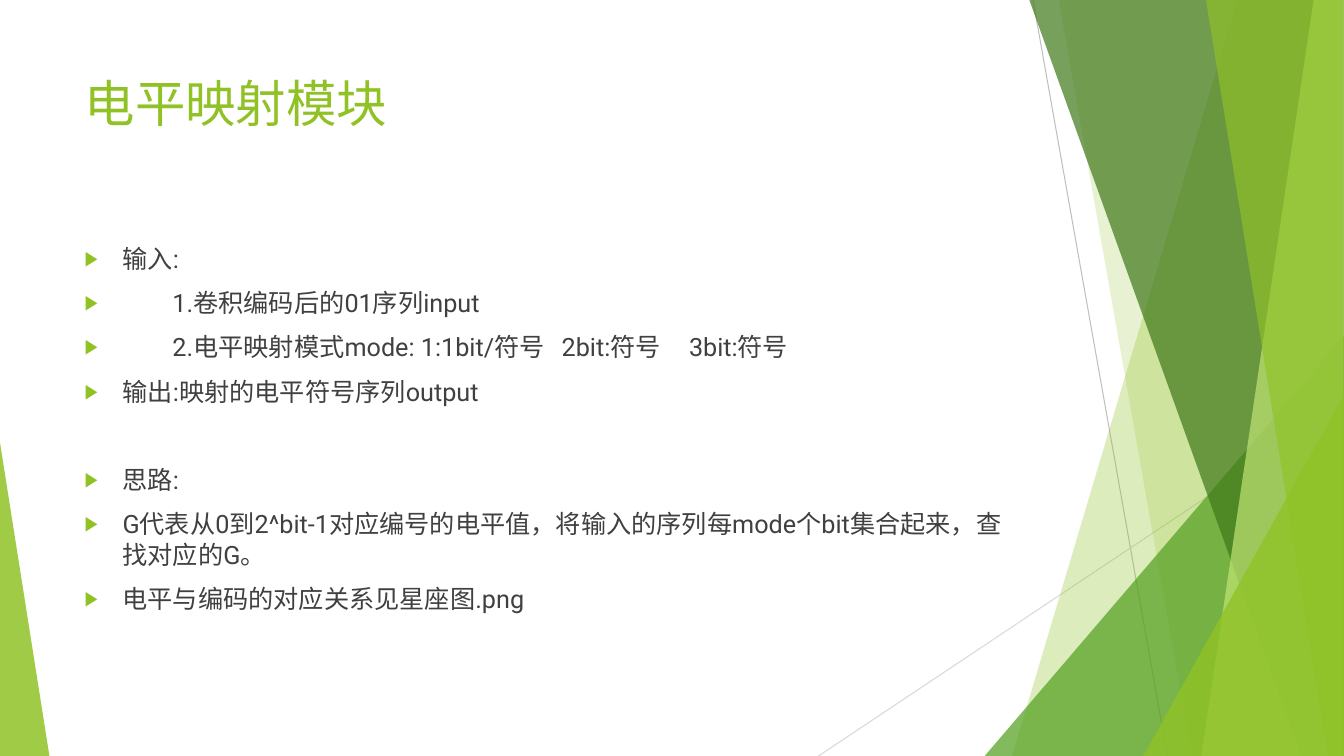
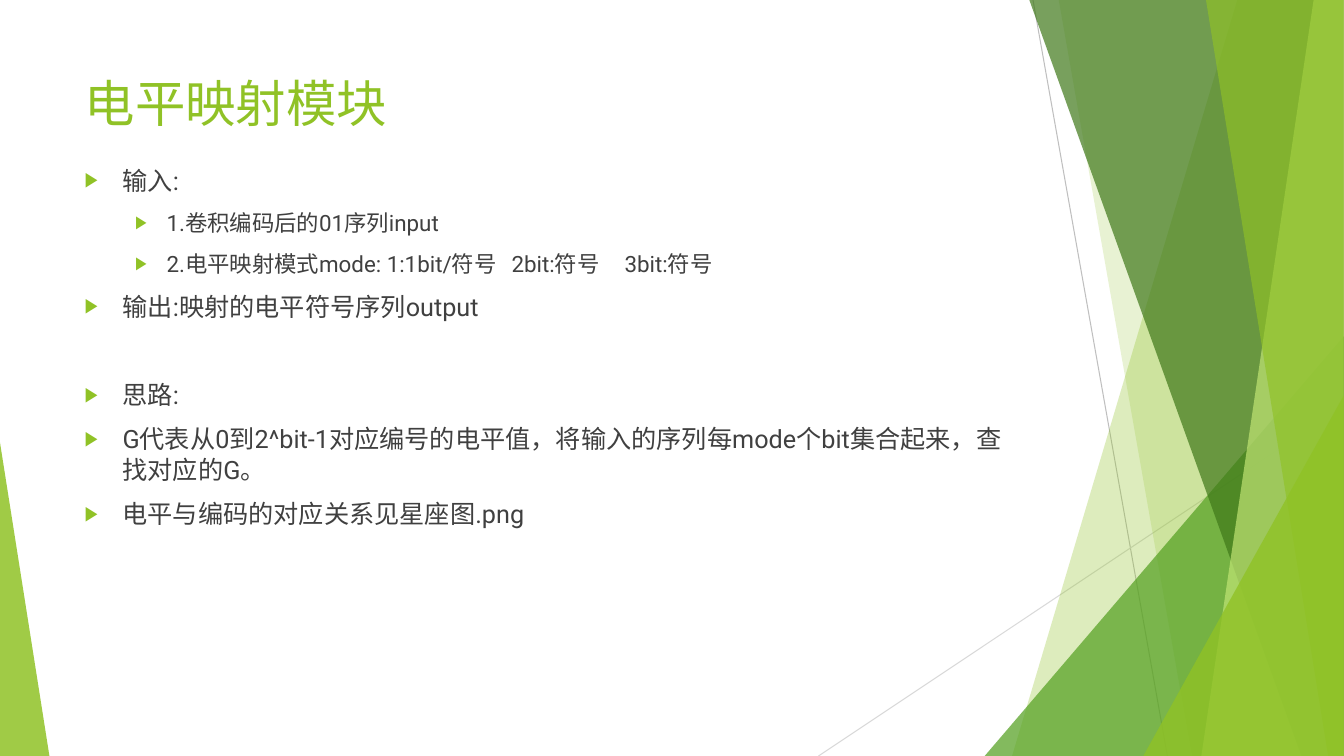
Before and after one commit to EECodingPresentation/project1, a slide deck: slide 3 of v1.pptx. Drawn at 1344x756 pixels with LibreOffice and Linux fonts; fonts in the diff are those of the drawing. Boxes give left, top, right and bottom in pixels: in the first picture for what was removed or moved away, otherwise in the second. Text is boxed around its words. In the diff, an @@ line names an element or a change of style, - is before the commit and + after.

Commit message:
上传的ppt包括卷积编码、电平映射、信道，这些模块。也做了收发端星座图的部分。

```diff
--- a/v1.pptx
+++ b/v1.pptx
@@ text "输入:": place and size @@
-text "输入:" at box(123, 247, 1002, 614)
+text "输入:" at box(123, 169, 1002, 529)
@@ text at box(167, 212, 713, 274): size 18 to 16 pt in "1.卷积编码后的01序列input", "2.电平映射模式mode: 1:1bit/符号 2bit:符号 3bit:符号"; list level 1 to 2 in "1.卷积编码后的01序列input"; list level 1 to 2 in "2.电平映射模式mode: 1:1bit/符号 2bit:符号 3bit:符号" @@
```
Also in this commit, not shown: 1 other slide changed, 3 slides added, 1 slide removed, 1 other file.
